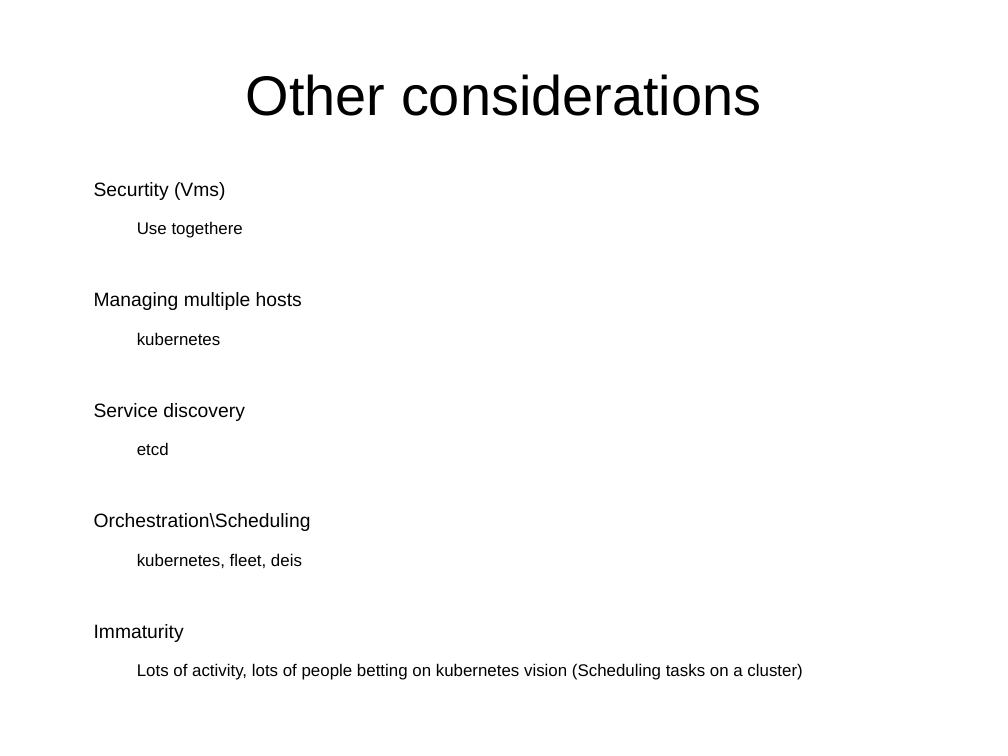
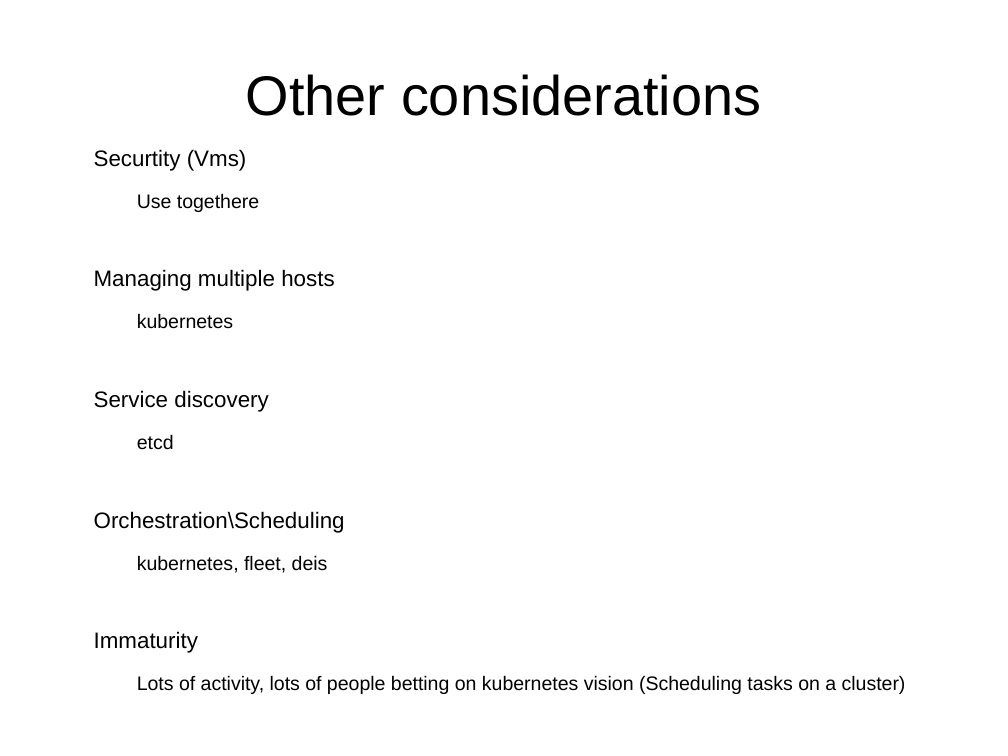
Before and after one commit to pmcgrath/presentations, a slide deck: slide 30 of corkaltnet_docker_20141118/corkaltnet_docker_20141118.odp. Drawn at 1008x756 pixels with LibreOffice and Linux fonts; fonts in the diff are those of the drawing. Boxes give left, top, right and bottom in pixels: in the first picture for what was removed or moved away, otherwise in the second. Text is boxed around its words. In the diff, an @@ line names an element or a change of style, - is before the commit and + after.

```diff
--- a/corkaltnet_docker_20141118/corkaltnet_docker_20141118.odp
+++ b/corkaltnet_docker_20141118/corkaltnet_docker_20141118.odp
@@ text "Securtity (Vms)": place and size @@
-text "Securtity (Vms)" at bbox=[94, 182, 802, 680]
+text "Securtity (Vms)" at bbox=[94, 149, 906, 694]
@@ text "Securtity (Vms)" at bbox=[94, 149, 906, 694]: size 15.2 to 17.6 pt in "Securtity (Vms)", "Managing multiple hosts", "Service discovery", "Orchestration\Scheduling" and 1 more places; size 13.3 to 15.4 pt in "Use togethere", "kubernetes", "etcd", "kubernetes, fleet, deis" and 1 more places @@
```
Also in this commit, not shown: 10 other slides changed, 11 other files.
